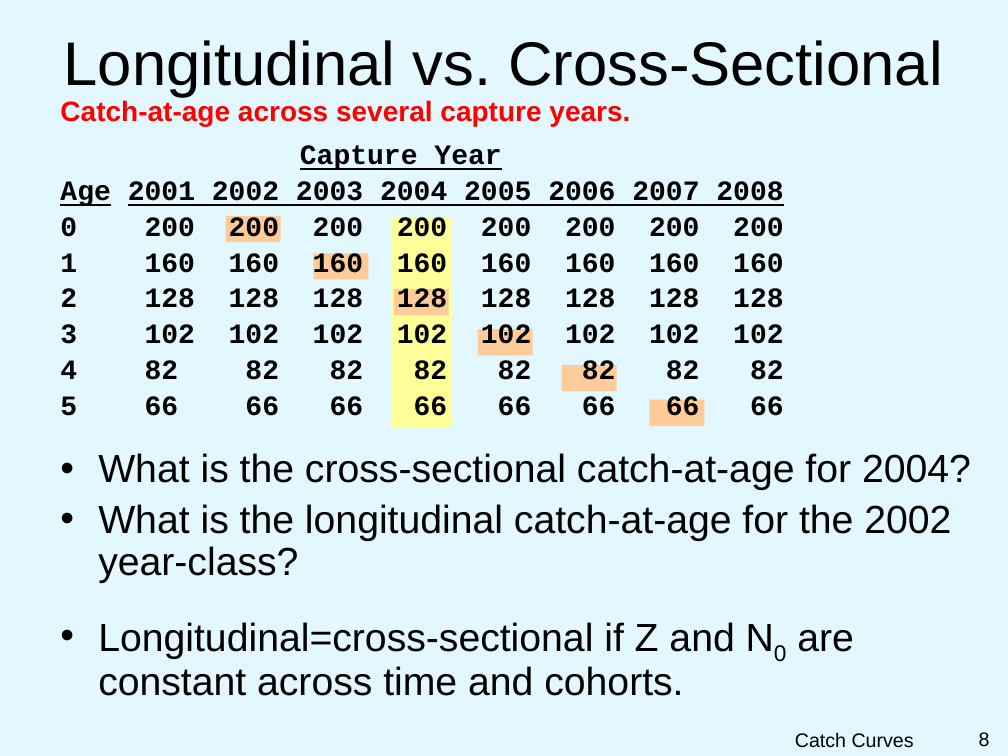
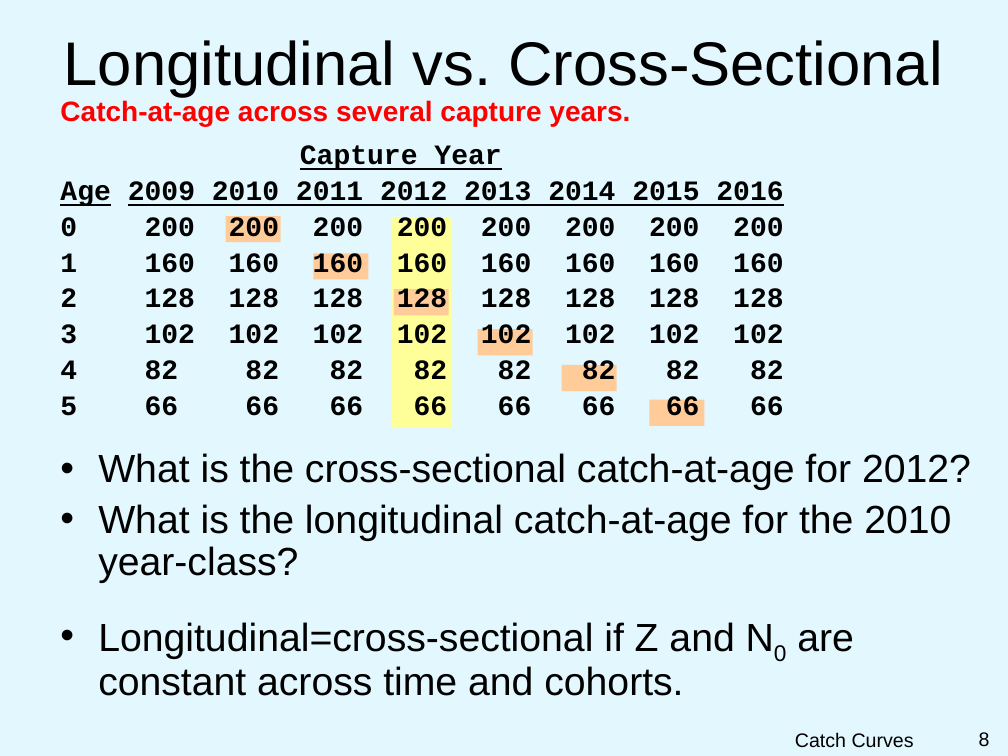
Before and after one commit to droglenc/NCNRS349, a slide deck: slide 8 of modules/Mortality/PPT.pptx. Drawn at 1008x756 pixels with LibreOffice and Linux fonts; fonts in the diff are those of the drawing; background and template pictures are left out. Boxes give left, top, right and bottom in pixels: in the first picture for what was removed or moved away, otherwise in the second. Text is boxed around its words. In the diff, an @@ line names an element or a change of style, - is before the commit and + after.

Commit message:
Updated Mortality PPT

```diff
--- a/modules/Mortality/PPT.pptx
+++ b/modules/Mortality/PPT.pptx
@@ text at bbox=[60, 181, 783, 206]: text changed @@
-Age 2001 2002 2003 2004 2005 2006 2007 2008
+Age 2009 2010 2011 2012 2013 2014 2015 2016
@@ text at bbox=[98, 453, 971, 583]: text changed @@
-• What is the cross-sectional catch-at-age for 2004?
-• What is the longitudinal catch-at-age for the 2002 year-class?
+• What is the cross-sectional catch-at-age for 2012?
+• What is the longitudinal catch-at-age for the 2010 year-class?
```
